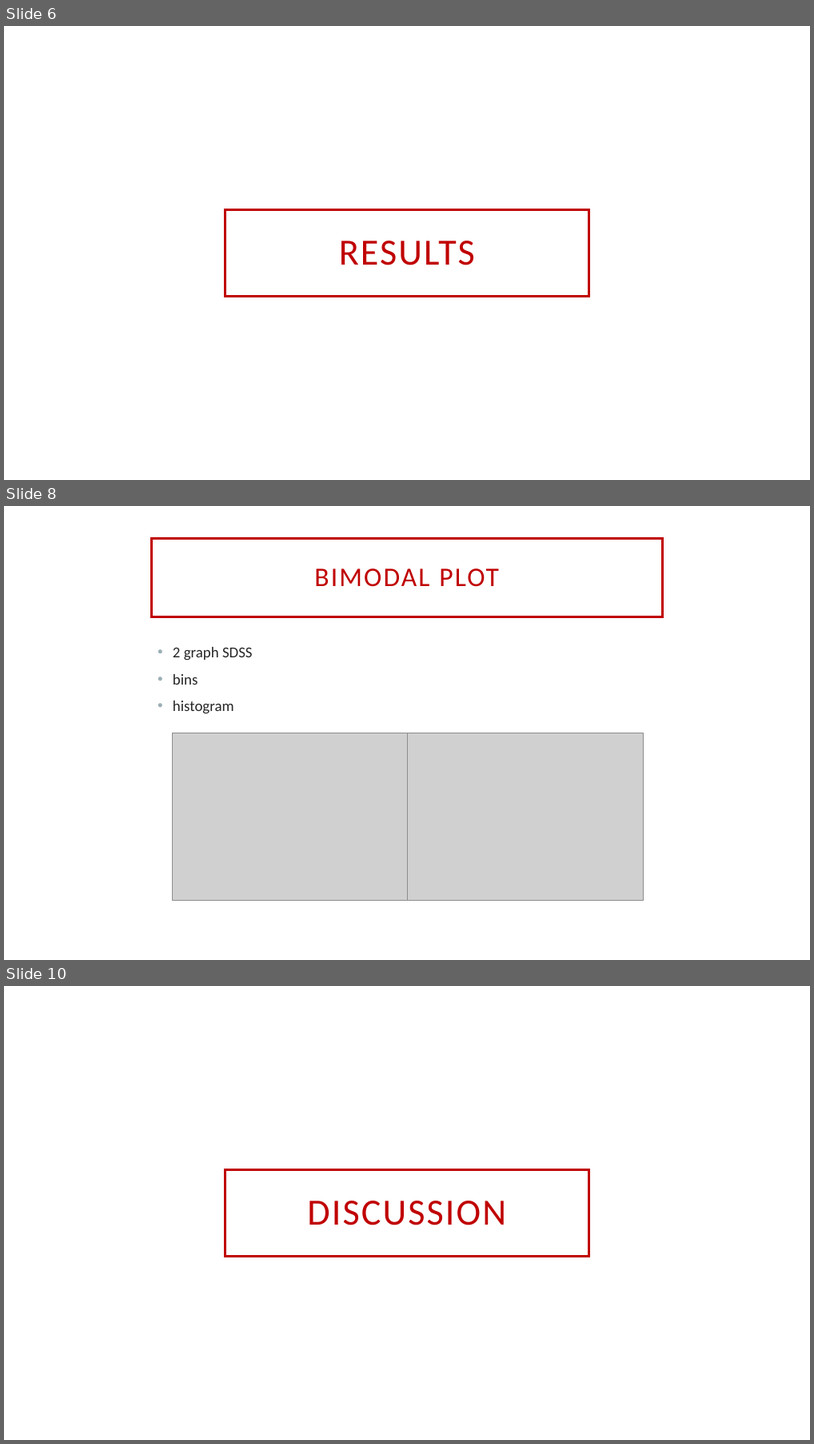
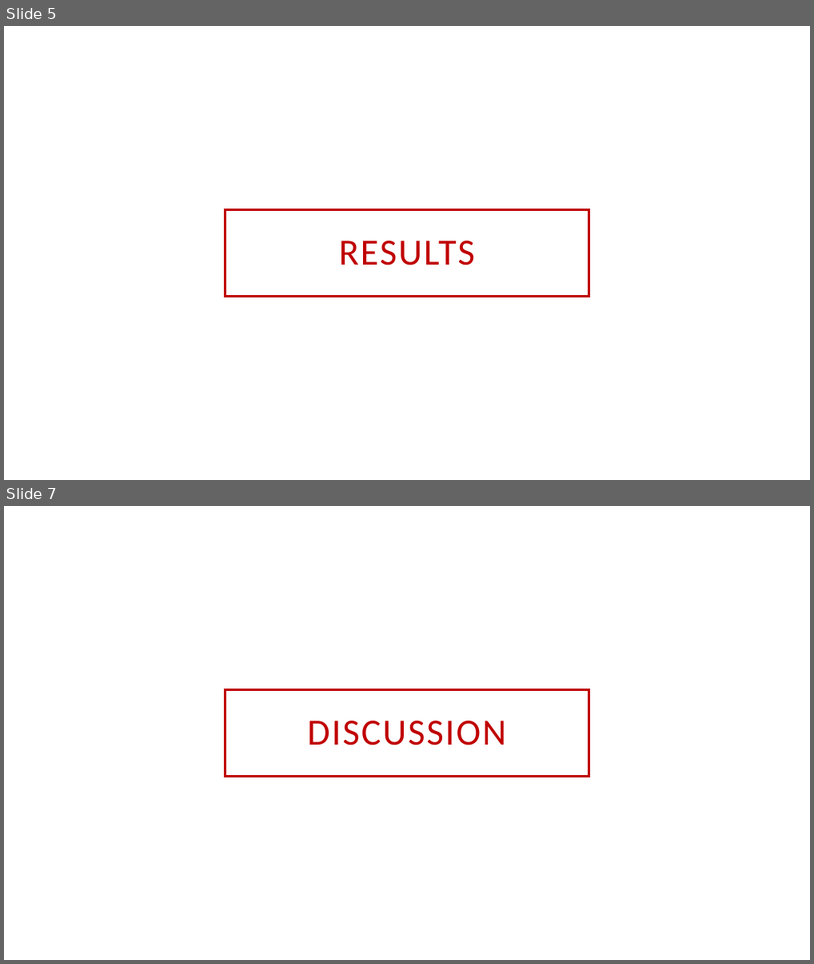
Before and after one commit to NoemiMzz/LabDataAnalysis, a slide deck: Group2_presentation.pptx. Shown one above the other, each under a label of ours: slides 6, 8 and 10 before the commit, slides 5 and 7 after it; the slides between them are not shown. The pictures are 814x1444 and 814x964 pixels, drawn with LibreOffice and Linux fonts; fonts in the diff are those of the drawing; grey boxes stand for pictures; background and template pictures are left out. Boxes give left, top, right and bottom in pixels: in the first picture for what was removed or moved away, otherwise in the second. Text is boxed around its words. In the diff, an @@ line names an element or a change of style, - is before the commit and + after.

```diff
--- a/Group2_presentation.pptx
+++ b/Group2_presentation.pptx
@@ slide 8 removed at [4, 506, 810, 960], background picture (left out) @@
@@ title removed at [152, 538, 662, 616] @@
-BIMODAL PLOT
@@ text removed at [173, 647, 253, 714] @@
-• 2 graph SDSS
-• bins
-• histogram
@@ picture removed at [172, 733, 407, 900] @@
@@ picture removed at [407, 733, 643, 900] @@
@@ what was slide 6 is now slide 5 @@
@@ what was slide 10 is now slide 7 @@
```
Also in this commit, not shown: 5 slides changed, 7 slides added, 4 other slides removed, 1 other file.
